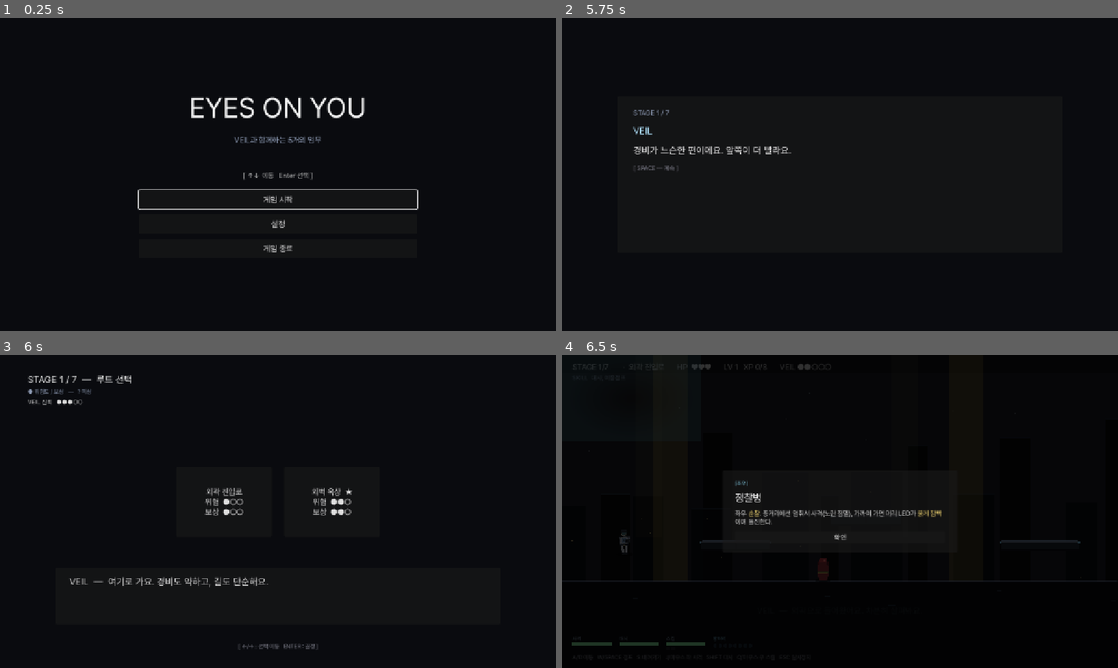
Above: before the commit, frames 1-4 (two rows, left to right).
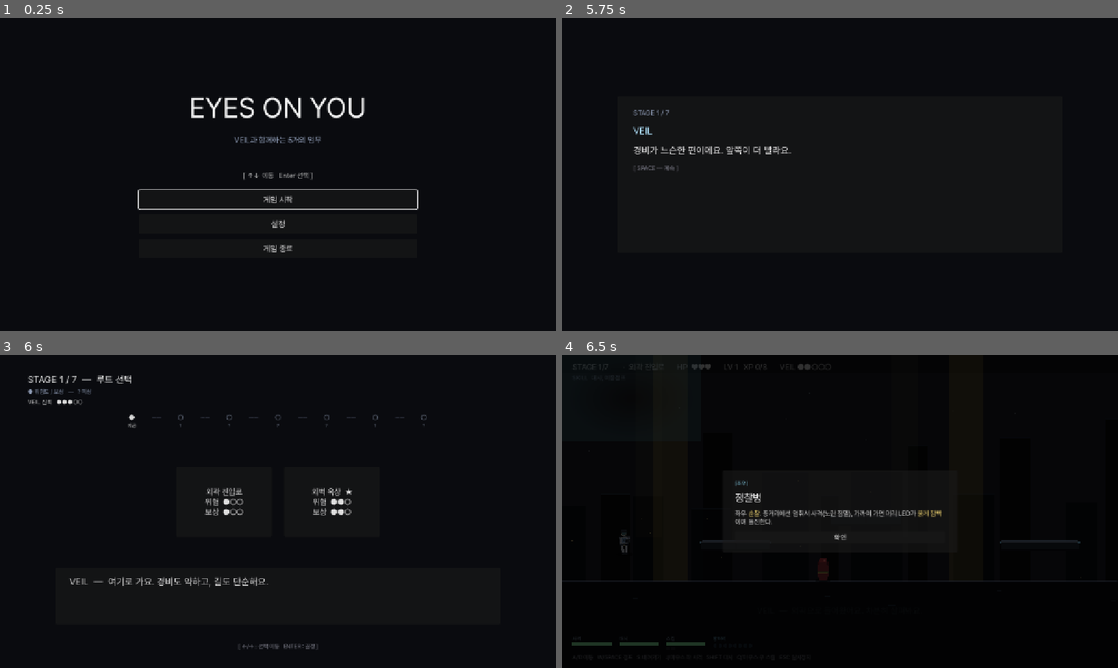
Above: after the commit, the same moments.

Repository: soomin007/EyesOnYou
Game: Godot game, scene res://scenes/main.tscn
Two runs of this game, one before a commit and one after it. Both use one fixed random seed, a clock stepped at 60 frames per second and the inputs below.
Inputs (mouse positions are in pixels of both pictures, inside the frame that each line leads up to):
- Up to frame 1 (0.25 s): no input
- Up to frame 2 (5.75 s): click "게임 시작" at 0.5 s; click "일반 모드" at 1.25 s; click "바로 시작" at 2 s; tap Enter (ui_accept) at 2.75, 4.25, 5 s; move the mouse to (962, 158) at 2.77 s; press the mouse at (962, 158) at 2.78 s; hold D (move_right) 2.78-4.28 s; tap W (jump) at 3.02, 3.77, 5.27 s; move the mouse to (728, 190) at 3.52 s; release the mouse at (728, 190) at 3.53 s; tap Shift (dash) at 3.6 s; click (728, 190) at 3.67 s; move the mouse to (895, 105) at 4.27 s; hold A (move_left) 4.28-5.03 s; tap Space at 4.35 s; click (895, 105) at 4.42 s; move the mouse to (812, 237) at 5.02 s; hold D (move_right) from 5.03 s (still down); tap Q at 5.1 s; click (812, 237) at 5.17 s
- Up to frame 3 (6 s): keep holding D (move_right); tap Enter (ui_accept) at 5.75 s; move the mouse to (444, 558) at 5.77 s; tap E at 5.85 s; click (444, 558) at 5.92 s
- Up to frame 4 (6.5 s): keep holding D (move_right); tap W (jump) at 6.02 s

Frames 1-2 are identical in both runs. In frame 3, 0.1% of the frame differs, in the area x 23-77%, y 18-24%; in frame 4, nothing differs.

Commit message:
feat(routemap): 맵 진행 시각화 — 헤더-카드 사이 진행 노드맵
- RouteMap에 가로 진행 띠 추가: 지나온 단계(● + 선택한 맵 이름) /
  현재 단계(◆ "지금", VEIL 신뢰 톤색) / 남은 단계(○ "?") 점증 표시
- 데이터는 기존(route_history·current_stage·effective_total_stages) 그대로,
  시각화만 추가. 불변식 route_history.size()==current_stage 활용
- RouteData에 id→맵 조회 헬퍼 get_route_by_id/name_for_id 추가
  (스토리 모드 override 명칭 반영)
- 코드 주도 빌드(_build_progress_strip 등) — 기존 패널/게이지 패턴과 일치,
  tscn 무수정. 노드/연결선 2단 VBox로 점·이름 행 높이 정렬

Co-Authored-By: Claude Opus 4.8 (1M context) <noreply@anthropic.com>

Diff:
--- a/scripts/RouteData.gd
+++ b/scripts/RouteData.gd
@@ -329,3 +329,20 @@
 				best_score = s
 				best = c
 	return {"id": best.get("id", ""), "reason": reason}
+
+# id로 ALL_ROUTES에서 맵 정보를 찾는다. 진행 시각화(RouteMap 노드맵)에서 지나온 경로 표시에 사용.
+static func get_route_by_id(rid: String) -> Dictionary:
+	for r in ALL_ROUTES:
+		var route: Dictionary = r
+		if str(route.get("id", "")) == rid:
+			return route
+	return {}
+
+# id → 표시용 맵 이름. 스토리 모드면 override 명칭(예: route_escape="최종 탈출")을 반영한다.
+static func name_for_id(rid: String) -> String:
+	var route: Dictionary = get_route_by_id(rid)
+	if route.is_empty():
+		return "?"
+	if GameState.story_mode:
+		route = _apply_story_overrides(route)
+	return str(route.get("name", "?"))
--- a/scripts/RouteMap.gd
+++ b/scripts/RouteMap.gd
@@ -33,6 +33,7 @@
 	veil_text.autowrap_mode = TextServer.AUTOWRAP_WORD_SMART
 	veil_text.custom_minimum_size = Vector2(560, 0)
 	_setup_trust_gauge()
+	_build_progress_strip()
 	_build_risk_reward_panel()
 	_build_node_buttons()
 	_update_veil_comment()
@@ -100,6 +101,93 @@
 	gauge.add_theme_color_override("font_color", GameState.veil_tone_color())
 	header.add_child(gauge)
 
+# 진행 노드맵 — 헤더와 루트 카드 사이 가로 띠로 "지나온 경로 / 지금 / 남은 단계"를 표시.
+# 데이터는 이미 존재(route_history·current_stage·effective_total_stages) — 시각화만 추가.
+# 불변식: RouteMap이 뜬 시점에 route_history.size() == current_stage (i단계 선택 = history[i]).
+const PROG_DONE_DOT: Color = Color(0.45, 0.80, 0.62)    # 클리어한 단계 (차분한 초록)
+const PROG_DONE_TEXT: Color = Color(0.58, 0.66, 0.62)
+const PROG_DONE_LINE: Color = Color(0.34, 0.50, 0.44)
+const PROG_FUTURE: Color = Color(0.40, 0.43, 0.50)      # 미상 단계 (흐릿)
+const PROG_FUTURE_LINE: Color = Color(0.24, 0.26, 0.32)
+
+func _build_progress_strip() -> void:
+	var total: int = GameState.effective_total_stages()
+	var cur: int = GameState.current_stage
+	var strip := CenterContainer.new()
+	strip.name = "ProgressStrip"
+	strip.anchor_left = 0.0
+	strip.anchor_top = 0.175
+	strip.anchor_right = 1.0
+	strip.anchor_bottom = 0.245
+	strip.mouse_filter = Control.MOUSE_FILTER_IGNORE
+	add_child(strip)
+	var row := HBoxContainer.new()
+	row.alignment = BoxContainer.ALIGNMENT_CENTER
+	row.add_theme_constant_override("separation", 0)
+	row.mouse_filter = Control.MOUSE_FILTER_IGNORE
+	strip.add_child(row)
+	for i in total:
+		if i > 0:
+			# i단계로 들어가는 연결선 — 그 단계에 도달했으면(i <= cur) "지나온" 색.
+			row.add_child(_make_progress_connector(i <= cur))
+		row.add_child(_make_progress_node(i, cur))
+
+func _make_progress_node(i: int, cur: int) -> Control:
+	var box := VBoxContainer.new()
+	box.custom_minimum_size = Vector2(88, 0)
+	box.alignment = BoxContainer.ALIGNMENT_CENTER
+	box.add_theme_constant_override("separation", 2)
+	box.mouse_filter = Control.MOUSE_FILTER_IGNORE
+	var dot := Label.new()
+	dot.horizontal_alignment = HORIZONTAL_ALIGNMENT_CENTER
+	dot.add_theme_font_size_override("font_size", 16)
+	var name_l := Label.new()
+	name_l.horizontal_alignment = HORIZONTAL_ALIGNMENT_CENTER
+	name_l.add_theme_font_size_override("font_size", 11)
+	name_l.clip_text = true
+	if i < cur:
+		# 지나온 단계 — 선택했던 맵 이름 표시.
+		var rid: String = str(GameState.route_history[i]) if i < GameState.route_history.size() else ""
+		dot.text = "●"
+		dot.add_theme_color_override("font_color", PROG_DONE_DOT)
+		name_l.text = RouteData.name_for_id(rid)
+		name_l.add_theme_color_override("font_color", PROG_DONE_TEXT)
+	elif i == cur:
+		# 지금 고르는 단계 — VEIL 신뢰 톤색으로 강조.
+		var tone: Color = GameState.veil_tone_color()
+		dot.text = "◆"
+		dot.add_theme_color_override("font_color", tone)
+		name_l.text = "지금"
+		name_l.add_theme_color_override("font_color", tone)
+	else:
+		# 아직 모르는 앞 단계.
+		dot.text = "○"
+		dot.add_theme_color_override("font_color", PROG_FUTURE)
+		name_l.text = "?"
+		name_l.add_theme_color_override("font_color", PROG_FUTURE)
+	box.add_child(dot)
+	box.add_child(name_l)
+	return box
+
+func _make_progress_connector(done: bool) -> Control:
+	# 노드와 같은 2단 구조(선 / 빈칸)로 만들어 점·이름 행 높이를 맞춘다.
+	var box := VBoxContainer.new()
+	box.custom_minimum_size = Vector2(24, 0)
+	box.alignment = BoxContainer.ALIGNMENT_CENTER
+	box.add_theme_constant_override("separation", 2)
+	box.mouse_filter = Control.MOUSE_FILTER_IGNORE
+	var line := Label.new()
+	line.horizontal_alignment = HORIZONTAL_ALIGNMENT_CENTER
+	line.add_theme_font_size_override("font_size", 16)
+	line.text = "──"
+	line.add_theme_color_override("font_color", PROG_DONE_LINE if done else PROG_FUTURE_LINE)
+	var spacer := Label.new()
+	spacer.add_theme_font_size_override("font_size", 11)
+	spacer.text = " "
+	box.add_child(line)
+	box.add_child(spacer)
+	return box
+
 func _build_node_buttons() -> void:
 	for child in nodes_container.get_children():
 		child.queue_free()
